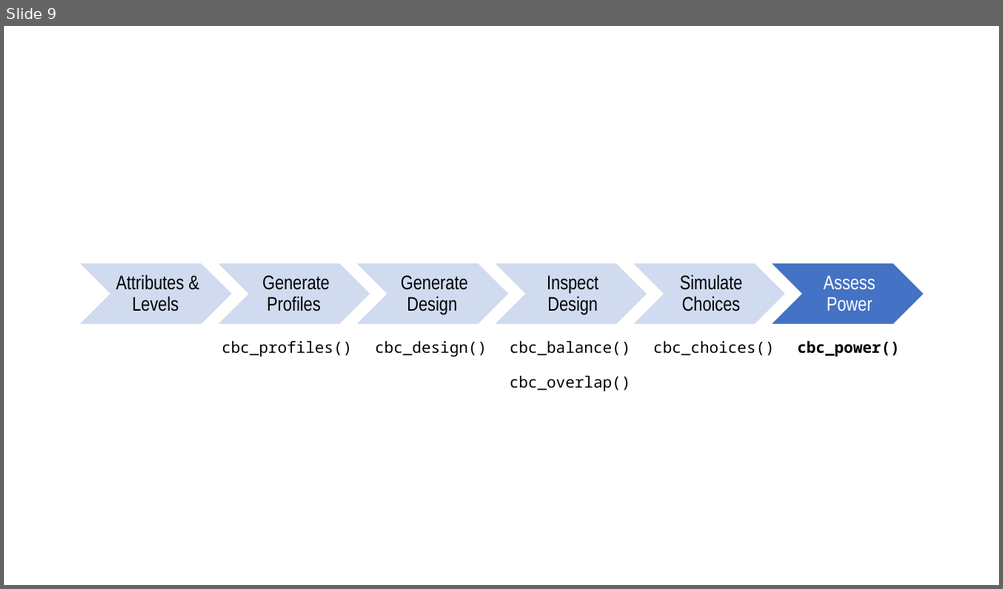
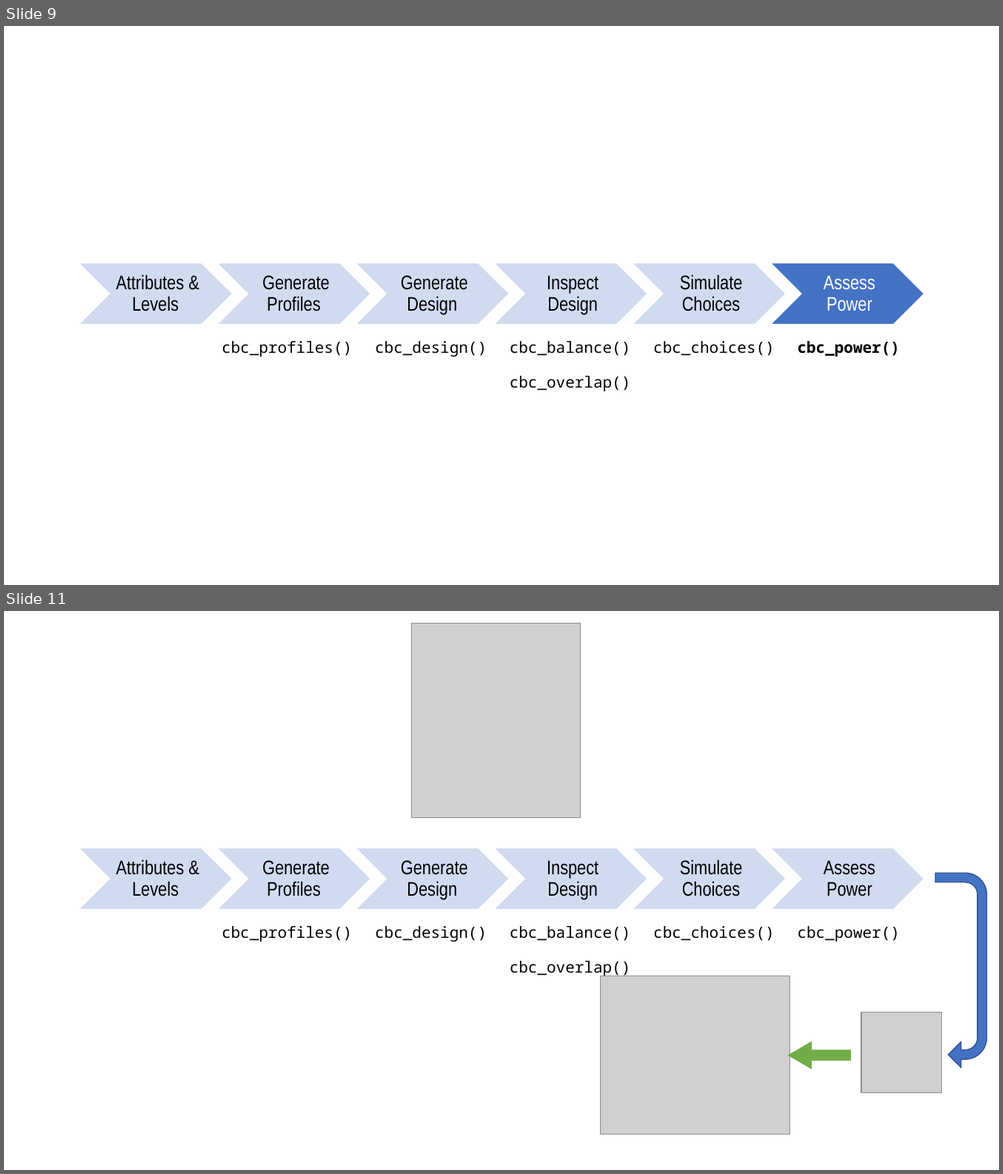
Before and after one commit to jhelvy/2022-sawtooth-conf, a slide deck: images/images.pptx. Shown one above the other, each under a label of ours: slide 9 before the commit, slides 9 and 11 after it; the slides between them are not shown. The pictures are 1003x589 and 1003x1174 pixels, drawn with LibreOffice and Linux fonts; fonts in the diff are those of the drawing; grey boxes stand for pictures. Boxes give left, top, right and bottom in pixels: in the first picture for what was removed or moved away, otherwise in the second. Text is boxed around its words. In the diff, an @@ line names an element or a change of style, - is before the commit and + after.

```diff
--- a/images/images.pptx
+++ b/images/images.pptx
@@ slide 11 added at box(4, 611, 999, 1170), background #FFFFFF @@
@@ picture added at box(412, 623, 580, 817) @@
@@ group added at box(79, 849, 924, 909): 6 chevrons, 6 texts @@
+Attributes & Levels
+Generate Profiles
+Generate Design
+Inspect Design
+Simulate Choices
+Assess Power
@@ uturn arrow added at box(935, 874, 987, 1068), fill #4472C4, outline #325491 1 pt @@
@@ text added at box(222, 926, 352, 942), 15 pt, text #000000 @@
+cbc_profiles()
@@ text added at box(375, 926, 486, 942), 15 pt, text #000000 @@
+cbc_design()
@@ text added at box(509, 926, 631, 941), 15 pt, text #000000 @@
+cbc_balance()
@@ text added at box(653, 926, 774, 941), 15 pt, text #000000 @@
+cbc_choices()
@@ text added at box(797, 926, 899, 942), 15 pt, text #000000 @@
+cbc_power()
@@ text added at box(509, 961, 631, 978), 15 pt, text #000000 @@
+cbc_overlap()
@@ picture added at box(600, 977, 791, 1135) @@
@@ picture added at box(861, 1013, 942, 1093) @@
@@ right arrow added at box(789, 1042, 851, 1068), fill #70AD47, outline #70AD47 1 pt @@
```
Also in this commit, not shown: 1 other slide added, 15 other files.
